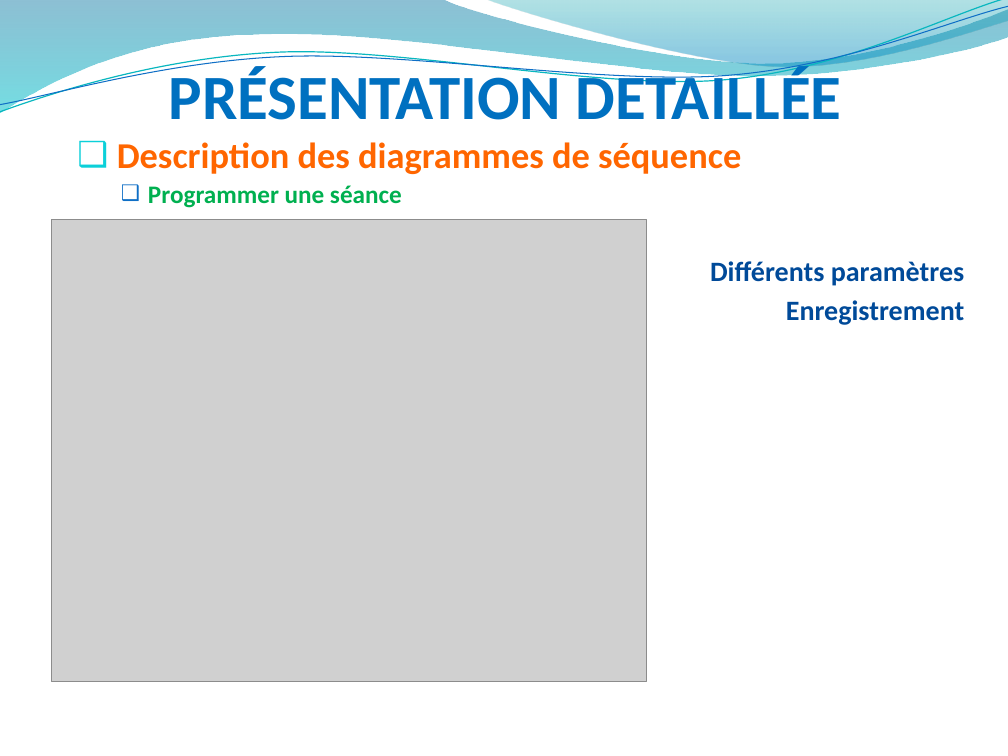
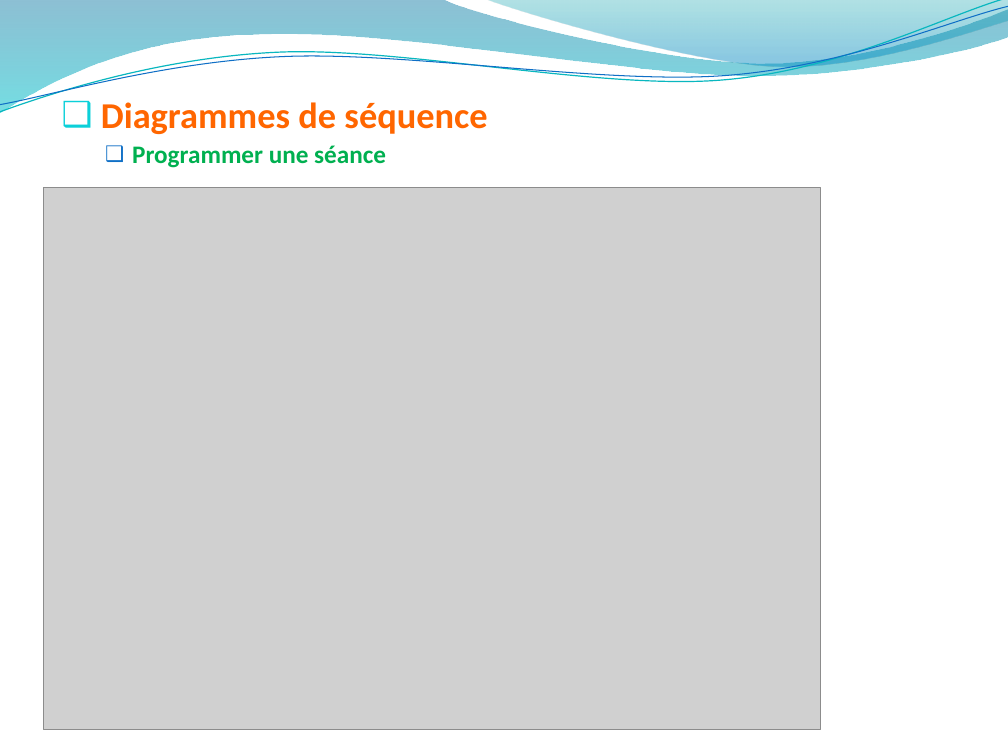
Before and after one commit to hardware/AscenseurPoissons, a slide deck: slide 19 of REVUES/REVUE FINALE/PresentationPersonnelleQP.pptx (slide 13 before the commit). Drawn at 1008x756 pixels with LibreOffice and Linux fonts; fonts in the diff are those of the drawing; grey boxes stand for pictures; background and template pictures are left out. Boxes give left, top, right and bottom in pixels: in the first picture for what was removed or moved away, otherwise in the second. Text is boxed around its words. In the diff, an @@ line names an element or a change of style, - is before the commit and + after.

```diff
--- a/REVUES/REVUE FINALE/PresentationPersonnelleQP.pptx
+++ b/REVUES/REVUE FINALE/PresentationPersonnelleQP.pptx
@@ title removed at box(169, 67, 841, 120) @@
-PRÉSENTATION DETAILLÉE
@@ text "Diagrammes de séquence": place and size @@
-text "Diagrammes de séquence" at box(117, 142, 964, 325)
+text "Diagrammes de séquence" at box(101, 102, 487, 168)
@@ text at box(101, 102, 487, 134): text changed @@
-❑ Description des diagrammes de séquence
+❑ Diagrammes de séquence
@@ picture: place and size @@
-picture at box(51, 220, 646, 682)
+picture at box(43, 187, 821, 730)
@@ text at box(710, 261, 964, 325): paragraphs removed @@
-Différents paramètres
-Enregistrement
```
Also in this commit, not shown: 2 other slides changed, 18 slides added, 25 slides removed, 1 other file.
